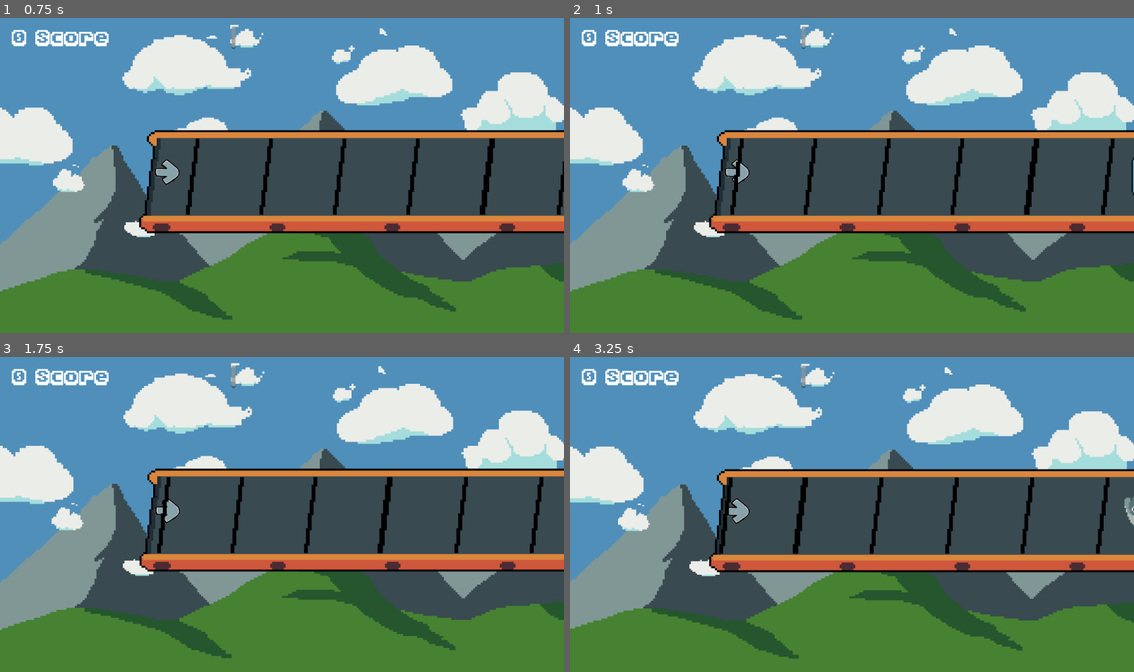
Above: before the commit, frames 1-4 (two rows, left to right).
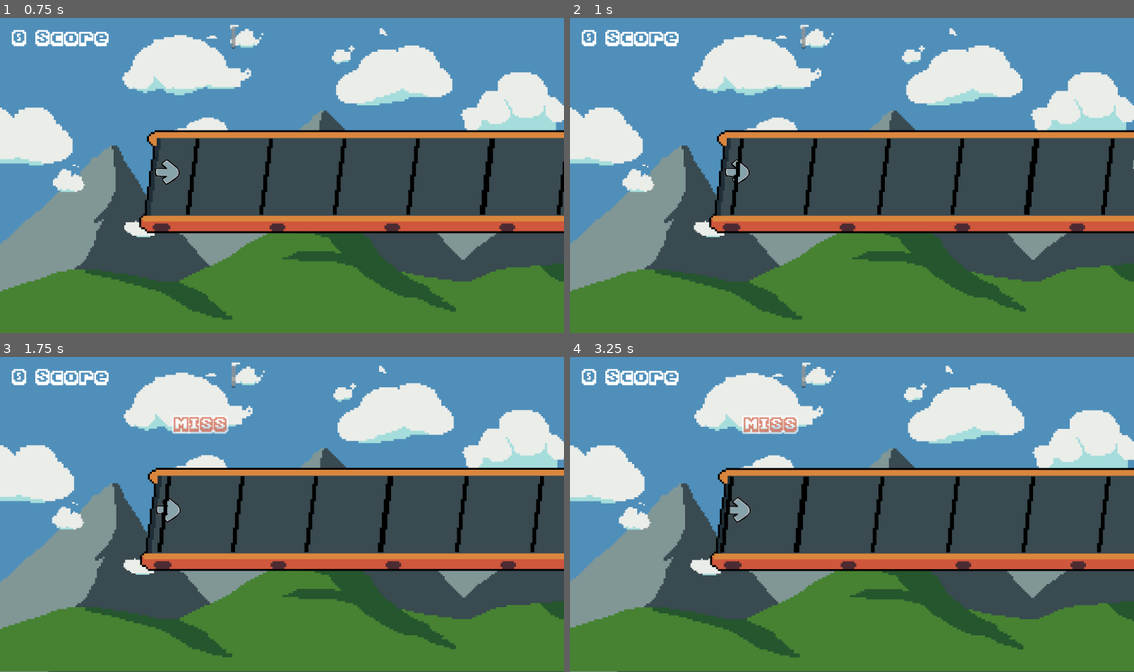
Above: after the commit, the same moments.

Repository: piperinnshall/wlgg-world-day
Game: Godot game, scene res://src/stages/stage_one.tscn
The game is run twice, just before and just after one commit, with the same random seed, the same clock (stepped at 60 frames per second) and the same inputs. Sound files missing from this copy of the repository are replaced by a short silence.
Inputs:
- Up to frame 1 (0.75 s): tap E (key_E) at 0.6 s
- Up to frame 2 (1 s): tap Q (key_Q) at 0.8 s
- Up to frame 3 (1.75 s): tap Q (key_Q) at 1.35 s; tap E (key_E) at 1.55 s
- Up to frame 4 (3.25 s): tap E (key_E) at 2.1, 3.05 s; tap Q (key_Q) at 2.3, 2.85 s

Frame 1 is identical in both runs. In frame 2, less than 0.1% of the frame differs, in the area x 99-100%, y 44-57%; in frame 3, 5.4%; in frame 4, 7.4%, in the area x 0-100%, y 1-100%.

Commit message:
feat: Leveleditor (#14)
* chore: Start level editor

* chore: Start adding music

* chore: Start spawning key presses in editor

* feat: Completed level editor

Diff:
--- /dev/null
+++ b/src/nodes/level_editor.tscn
@@ -0,0 +1,10 @@
+[gd_scene load_steps=2 format=3 uid="uid://cqkfo5tp4kvnn"]
+
+[ext_resource type="Script" uid="uid://cdwoxaxkgtiy4" path="res://src/scripts/level_editor.gd" id="1_m5net"]
+
+[node name="LevelEditor" type="Node2D"]
+script = ExtResource("1_m5net")
+
+[node name="MusicPlayer" type="AudioStreamPlayer2D" parent="."]
+
+[connection signal="finished" from="MusicPlayer" to="." method="_on_music_player_finished"]
--- a/src/scripts/key_listener.gd
+++ b/src/scripts/key_listener.gd
@@ -3,8 +3,8 @@
 @onready var key_moving = preload("res://src/nodes/key_moving.tscn")
 @onready var score_text = preload("res://src/nodes/score_press_text.tscn")
 
-@export var key_up: String = ""
-@export var key_down: String = ""
+@export var key_up: String = "key_Q"
+@export var key_down: String = "key_E"
 
 var key_moving_queue = []
 
@@ -20,7 +20,14 @@
 var good_score: float = 50
 var okay_score: float = 20
 
+func _ready() -> void:
+	Signals.create_moving_key.connect(create_moving_key)
+
 func _process(delta: float) -> void:
+	if Input.is_action_just_pressed(key_up):
+		Signals.key_listener_press.emit(key_down, 0)
+	elif Input.is_action_just_pressed(key_down):
+		Signals.key_listener_press.emit(key_down, 1)
 
 	# Make sure the array of keys is not empty
 	if key_moving_queue.size() > 0:
@@ -83,15 +90,17 @@
 			st_instance.set_text(score_text_str)
 			st_instance.global_position = global_position - Vector2(100, 200)
 
-func create_moving_key():
+func create_moving_key(button_name: String):
 	var km_inst = key_moving.instantiate()
 	km_inst.z_index = 30
+	if button_name == key_up:
+		km_inst.setup(3)
+	elif button_name == key_down:
+		km_inst.setup(1)
 	get_tree().get_root().call_deferred("add_child", km_inst)
-	km_inst.setup(randi() % 9)
-
 	key_moving_queue.push_back(km_inst)
 
 func _on_random_spawn_timer_timeout() -> void:
-	create_moving_key()
+	#create_moving_key()
 	$RandomSpawnTimer.wait_time = randf_range(0.4 ,3)
 	$RandomSpawnTimer.start()
--- /dev/null
+++ b/src/scripts/level_editor.gd
@@ -0,0 +1,53 @@
+extends Node2D
+
+# Set this to true before the game to add levels
+const in_editor: bool = false
+
+var level_name_current = "WHIMSICAL_TOWN"
+
+# How long it takes for the key to reach the critical spot
+var km_move_time: float = 1.625
+var km_output_arr = [[], []]
+
+# Each level has an array km_times
+# km times stores the time to spawn the km
+var level_info = {
+	"WHIMSICAL_TOWN" = {
+		"km_times":  "[[1,1.5,3],[2,4]]",
+		"music": load("res://assets/music/Whimsical Town.wav")
+	}
+}
+func _ready() -> void:
+	$MusicPlayer.stream = level_info.get(level_name_current).get("music")
+	$MusicPlayer.play()
+
+	if in_editor:
+		Signals.key_listener_press.connect(key_listener_press)
+	else:
+		var km_times = level_info.get(level_name_current).get("km_times")
+		var km_times_arr = str_to_var(km_times)
+
+		var counter: int = 0
+		for key in km_times_arr:
+
+			var button_name: String = ""
+			match counter:
+				0:
+					button_name = "key_Q"
+				1:
+					button_name = "key_E"
+
+			for delay in key:
+				spawn_moving_key(button_name, delay)
+
+			counter += 1
+
+func key_listener_press(button_name: String, array_num: int):
+	km_output_arr[array_num].append($MusicPlayer.get_playback_position()- km_move_time)
+
+func spawn_moving_key(button_name: String, delay: float):
+	await get_tree().create_timer(delay).timeout
+	Signals.create_moving_key.emit(button_name)
+
+func _on_music_player_finished() -> void:
+	print(km_output_arr)
--- a/src/scripts/signals.gd
+++ b/src/scripts/signals.gd
@@ -4,3 +4,6 @@
 
 signal increment_combo()
 signal reset_combo()
+
+signal create_moving_key(button_name: String)
+signal key_listener_press(button_name: String, array_num: int)
--- a/src/stages/stage_one.tscn
+++ b/src/stages/stage_one.tscn
@@ -6,6 +6,7 @@
 [ext_resource type="Texture2D" uid="uid://dl16rbdm7q2vb" path="res://assets/conv.png" id="3_4dpq8"]
 [ext_resource type="Script" uid="uid://d16xboscwxy8c" path="res://src/scripts/camera_2d_shake.gd" id="3_17kfj"]
 [ext_resource type="PackedScene" uid="uid://c1nbq45n5qaw5" path="res://src/nodes/conveyor.tscn" id="3_pl84b"]
+[ext_resource type="PackedScene" uid="uid://cqkfo5tp4kvnn" path="res://src/nodes/level_editor.tscn" id="6_17kfj"]
 
 [node name="StageOne" type="Node2D"]
 
@@ -27,5 +28,5 @@
 position = Vector2(-210, -5)
 offset = Vector2(-22, 2)
 frame = 3
-key_up = "key_Q"
-key_down = "key_E"
+
+[node name="LevelEditor" parent="." instance=ExtResource("6_17kfj")]
Not shown, added: assets/music/Whimsical Town.wav.import
Not shown, added: src/scripts/level_editor.gd.uid
Not shown, added: assets/music/Whimsical Town.wav
